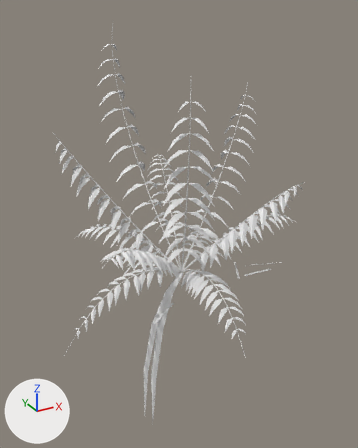
Renders of the OBJ model game/assets/models/plants/SM_Plant_CorozoPalmStemless_Leaf.obj from each side of a commit.
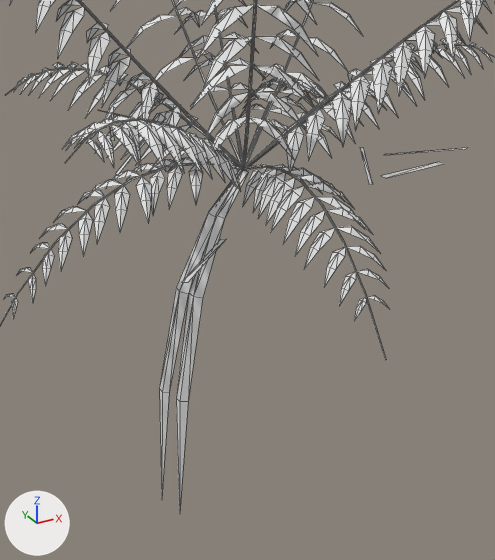
There are two pictures of each version: one whole from a 50 mm lens placed at (-10.6, -18.9, 12.1), pointed at (0.0, 0.2, 2.5), one close up on the part from 20% to 82% of the width and 44% to 100% of the height. The axes (+X, +Y, +Z) are drawn at lower left. The lights are the same throughout. The first two pictures are the older version. The close-ups show mesh edges as thin lines. Where no turn or scale is listed for an object, it has been applied to the vertices. Vertices at exactly the same position are counted once.

The first close-up shows 'SM_Plant_CorozoPalmStemless_Leaf'.
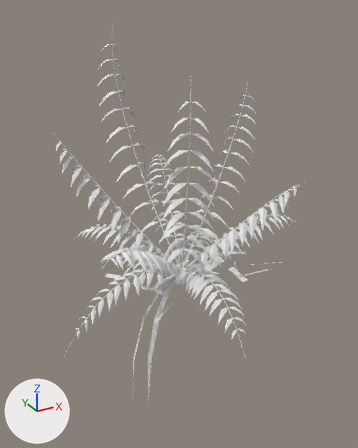
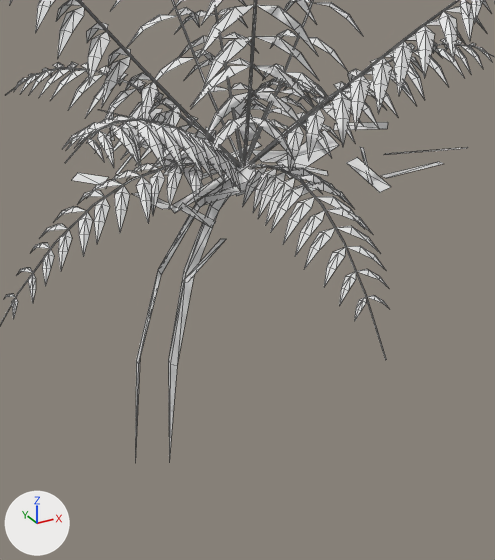
Where the change shows, as pixel boxes [x1, y1, x2, y2] in the close-ups (495 x 560 px):
'SM_Plant_CorozoPalmStemless_Leaf', reshaped: before [0, 0, 495, 511]; after [0, 0, 495, 461]
part 1 of me_sm_plant_corozopalmstemless_leaf, reshaped: before [159, 170, 249, 511]; after [72, 95, 391, 461]

Diff of the bpy script that builds the scene:
```diff
--- a/game/assets/models/plants/SM_Plant_CorozoPalmStemless_Leaf.obj.py
+++ b/game/assets/models/plants/SM_Plant_CorozoPalmStemless_Leaf.obj.py
@@ me_sm_plant_corozopalmstemless_leaf @@
 # used by ob_sm_plant_corozopalmstemless_leaf; location = (0.0, 0.0, 0.0)
-me_sm_plant_corozopalmstemless_leaf.from_pydata(...)  # 2422 vertices, 2876 faces; spans x -6.2..6.2, y -6.3..5.8, z -8.5..11.5
+me_sm_plant_corozopalmstemless_leaf.from_pydata(...)  # 2518 vertices, 2924 faces; spans x -6.2..6.2, y -6.3..5.8, z -8.0..11.5
+# me_sm_plant_corozopalmstemless_leaf part 1
+# 18 vertices are removed from x -2.5..0.1, y -0.8..0.1, z -8.5..0.0
+# 28 faces are deleted
+# 4 vertices move from x -1.8..-0.9, y -0.6..-0.2, z -2.5..-0.7 to x -1.9..-0.8, y -0.1..0.6, z -2.4..-0.7
+# 114 vertices are added at x -3.5..4.0, y -2.3..4.1, z -8.0..0.4
+# 76 new faces join them
```
